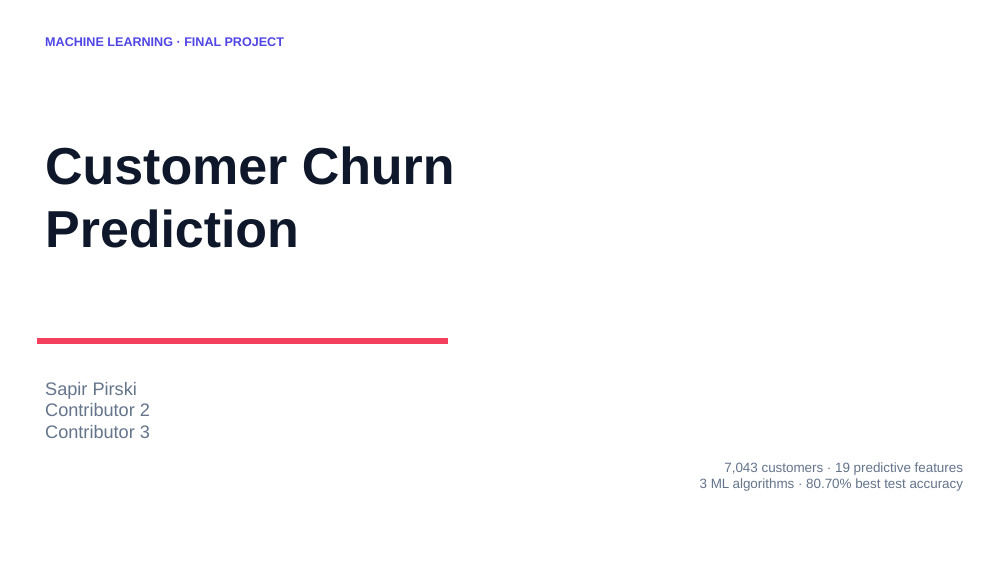
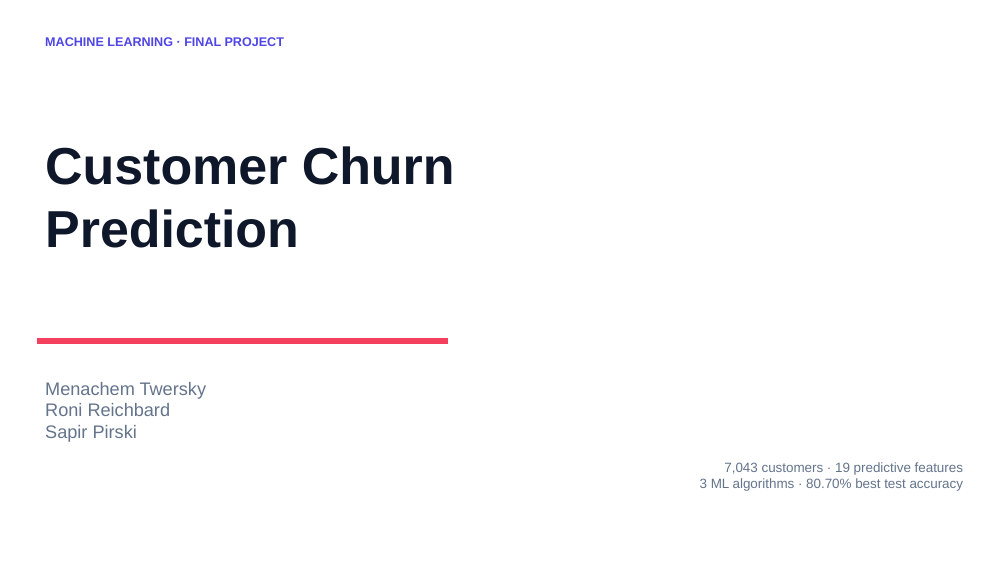
Before and after one commit to sapir-pirski/customer-churn-ml-analysis, a slide deck: slide 1 of final_project_presentation.pptx. Drawn at 1008x567 pixels with LibreOffice and Linux fonts; fonts in the diff are those of the drawing. Boxes give left, top, right and bottom in pixels: in the first picture for what was removed or moved away, otherwise in the second. Text is boxed around its words. In the diff, an @@ line names an element or a change of style, - is before the commit and + after.

Commit message:
Update project contributors

```diff
--- a/final_project_presentation.pptx
+++ b/final_project_presentation.pptx
@@ text at bbox=[45, 382, 207, 416]: paragraphs added @@
+Menachem Twersky
+Roni Reichbard
@@ text at bbox=[45, 403, 150, 438]: paragraphs removed @@
-Contributor 2
-Contributor 3
```
Also in this commit, not shown: 5 other files.
